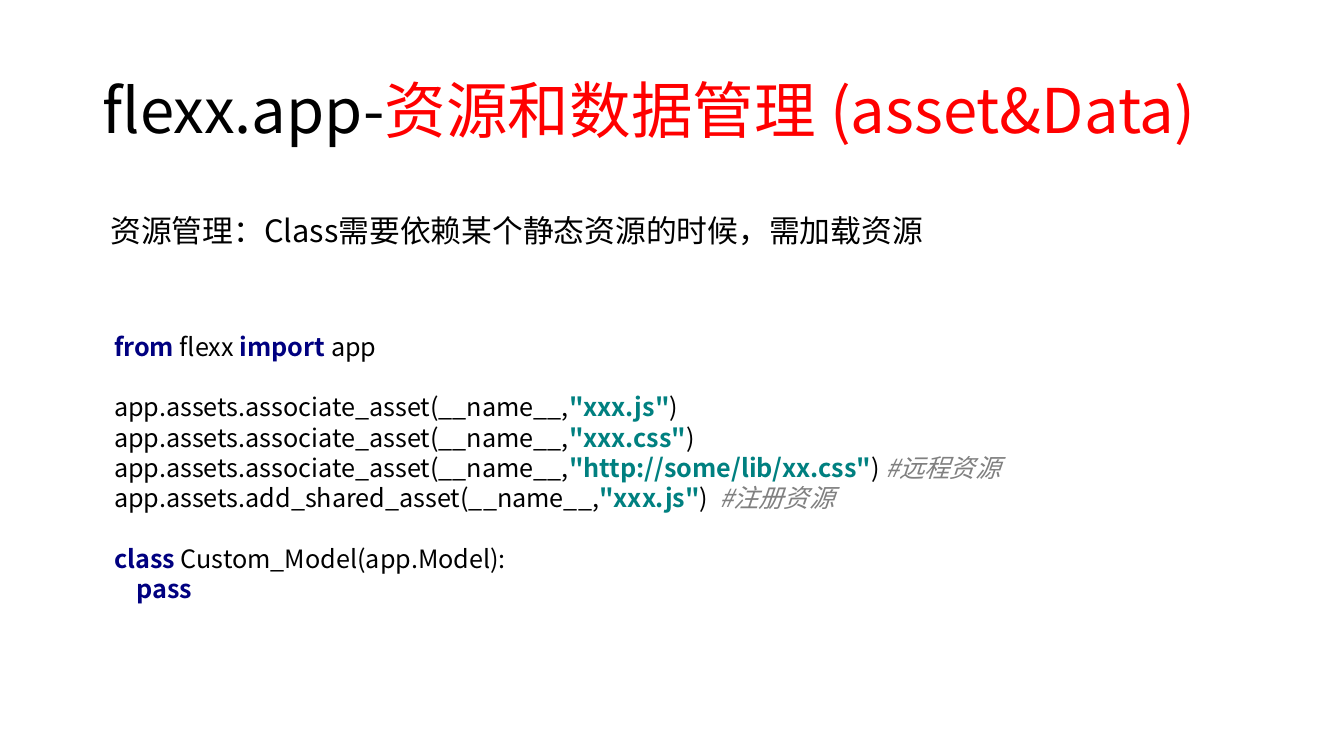
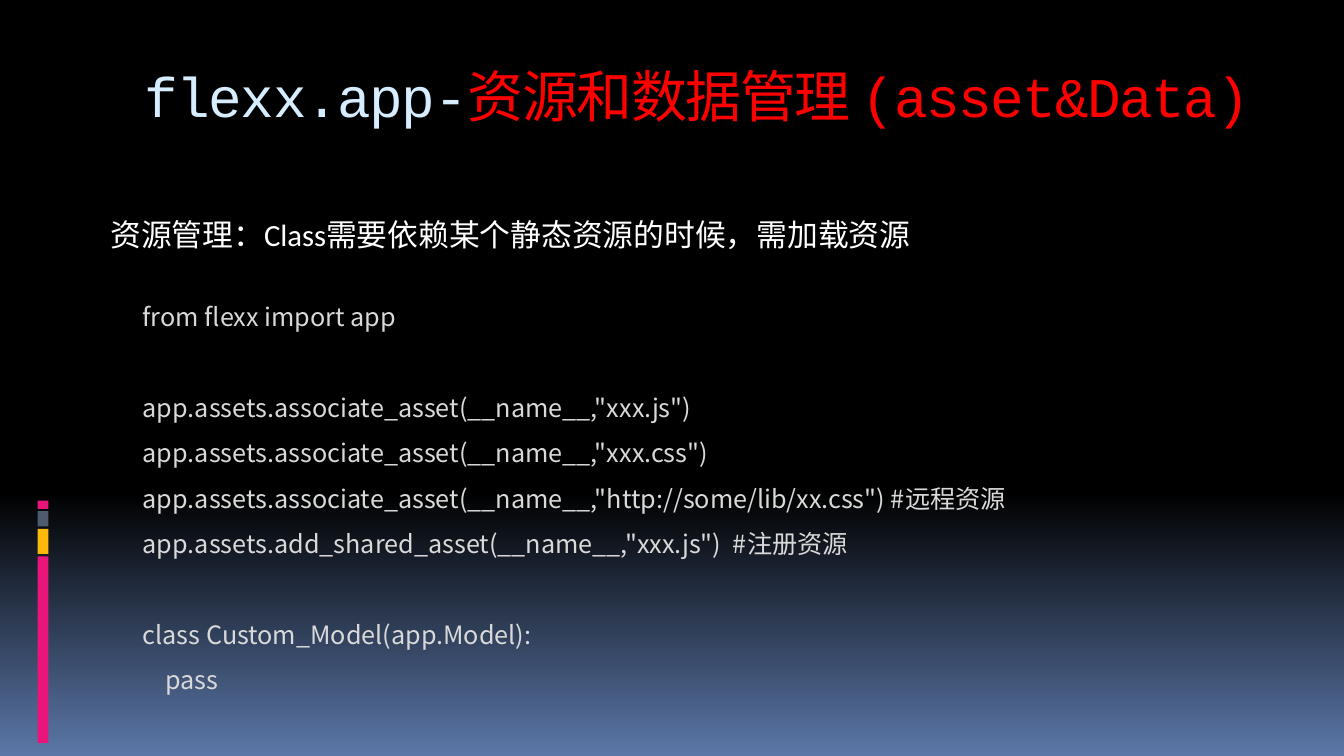
Before and after one commit to 260936767/UpdateServer, a slide deck: slide 25 of flexx_study/report for python&flexx.pptx (slide 21 before the commit). Drawn at 1344x756 pixels with LibreOffice and Linux fonts; fonts in the diff are those of the drawing. Boxes give left, top, right and bottom in pixels: in the first picture for what was removed or moved away, otherwise in the second. Text is boxed around its words. In the diff, an @@ line names an element or a change of style, - is before the commit and + after.

```diff
--- a/flexx_study/report for python&flexx.pptx
+++ b/flexx_study/report for python&flexx.pptx
@@ background #FFFFFF to gradient #000000 to #5B77A8 @@
@@ title "flexx.app-资源和数据管理 (asset&Data)": place and size @@
-title "flexx.app-资源和数据管理 (asset&Data)" at (102,81,1195,147)
+title "flexx.app-资源和数据管理 (asset&Data)" at (144,77,1250,129)
@@ title "flexx.app-资源和数据管理 (asset&Data)" at (144,77,1250,129): size 44 to 40 pt, font Noto Sans CJK SC to Courier New, letter spacing 0 to -1 pt; text colour #000000 to #D6ECFF in "flexx.app-资源和数据管理"; line spacing 0.9 to 1; vertical alignment middle to top @@
@@ rectangle added at (32,75,33,115), fill #000000 @@
@@ rectangle added at (36,75,37,115), fill #000000 @@
@@ rectangle added at (39,75,43,115), fill #000000 @@
@@ rectangle added at (45,75,52,115), fill #000000 @@
@@ text "资源管理：Class需要依赖某个静态资源的时候，需加载资源" at (110,220,910,249): font Noto Sans CJK SC to Calibri, text colour #000000 to #FFFFFF; line spacing 0.9 to 1; less space between paragraphs @@
@@ text at (143,305,1006,695): text changed; text colour #000000 to #D9D9D9 @@
-from flexx import app
-app.assets.associate_asset(__name__,"xxx.js")
-app.assets.associate_asset(__name__,"xxx.css")
-app.assets.associate_asset(__name__,"http://some/lib/xx.css") #远程资源
-app.assets.add_shared_asset(__name__,"xxx.js") #注册资源
-class Custom_Model(app.Model):
-pass
+from flexx import app
+app.assets.associate_asset(__name__,"xxx.js")
+app.assets.associate_asset(__name__,"xxx.css")
+app.assets.associate_asset(__name__,"http://some/lib/xx.css") #远程资源
+app.assets.add_shared_asset(__name__,"xxx.js") #注册资源
+class Custom_Model(app.Model):
+pass
@@ rectangle added at (37,501,48,509), fill #EA157A @@
@@ rectangle added at (37,529,48,555), fill #FEB80A @@
@@ rectangle added at (37,511,48,526), fill #4E5B6F @@
@@ rectangle added at (37,557,48,743), fill #EA157A @@
```
Also in this commit, not shown: 38 other slides changed, 5 slides added, 1 slide removed.
